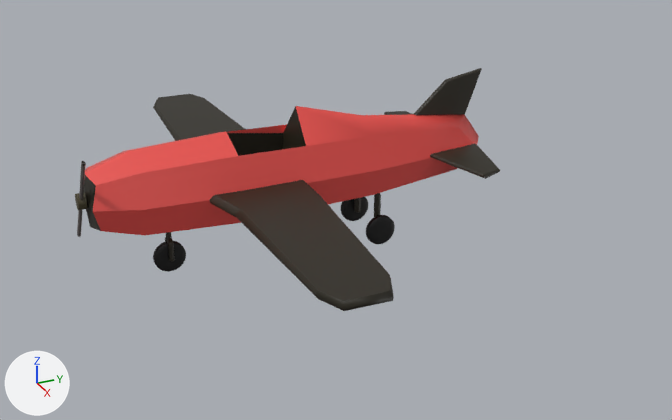
The FBX model Assets/Modelos/Avion.fbx, before and after one commit.
The view is the same before and after, from a camera (50 mm lens) standing at (22.3, -7.2, 9.6) and looking at (0.5, 2.6, -1.3). The lights are fixed; the arrows at lower left show +X, +Y and +Z. Where no turn or scale is listed for an object, it has been applied to the vertices.

Names of what the first picture shows: 'Alas', 'Cuerpo.001', 'Helice', 'Rueda[1]', 'Rueda[2]', 'Rueda[3]', 'Soporte'.
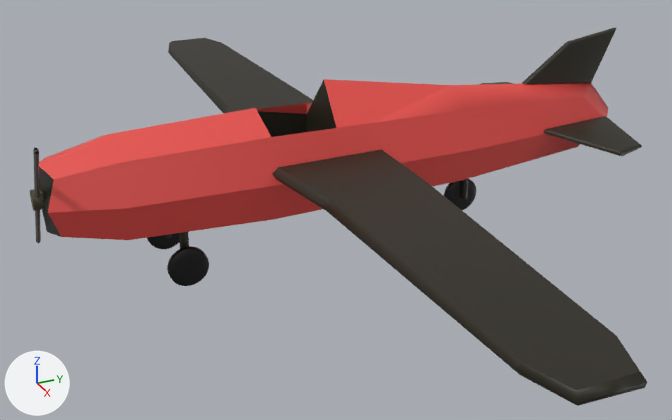
Commit message: modelo avion nuevo

Where the change shows, as pixel boxes (x1, y1, x2, y2) in the pictures (672 x 420 px):
'Cuerpo.002', added (red): after (39, 28, 642, 240)
'Alas.001', added (black): after (168, 38, 647, 406)
'Cuerpo.001', deleted (red): before (84, 68, 500, 235)
'Alas', deleted: before (153, 94, 394, 311)
'Rueda[3]', moved, rescaled (26% wider, 28% taller): before (153, 241, 186, 272); after (167, 246, 209, 286)
'Helice', moved, rescaled (23% wider, 25% taller): before (75, 161, 87, 237); after (30, 148, 45, 243)
'Rueda[1]', moved, rescaled (18% wider, 32% taller): before (341, 197, 368, 221); after (444, 178, 476, 210)
'Rueda[2]', moved, rescaled: before (366, 215, 395, 244); after (147, 233, 179, 249)
'Soporte', deleted (black): before (165, 193, 381, 262)
'Soporte.001', added: after (164, 179, 468, 249)

Edits to the bpy script that builds the scene:
```text
Add me_cubo_012:
    me_cubo_012.from_pydata(...)  # 147 vertices, 140 faces; spans x -3.6..3.6, y -1.5..16.0, z -1.6..2.6
    # faces by material slot: [65, 75]
    me_cubo_012.materials.append(mat_secundario)  # black #272316
    me_cubo_012.materials.append(mat_principal)  # red #e74f49
Add me_cubo_011:
    me_cubo_011.from_pydata(...)  # 48 vertices, 44 faces; spans x -12.5..12.5, y -1.6..1.6, z -0.1..0.1
    me_cubo_011.materials.append(mat_secundario)  # black #272316
Add me_cubo_010:
    me_cubo_010.from_pydata(...)  # 256 vertices, 228 faces; spans x -17.8..74.3, y -10.2..10.2, z -0.6..2.5
    me_cubo_010.materials.append(mat_secundario)  # black #272316
Change ob_helice:
    ob_helice.location: (0.0, -4.28, 0.0) -> (0.0, -5.32, 0.24)
    ob_helice.scale: (0.212, 0.212, 0.108) -> (0.26, 0.26, 0.133)
Remove ob_cuerpo_001:
    ob_cuerpo_001 = bpy.data.objects.new('Cuerpo.001', me_cubo)
    ob_cuerpo_001.location = (0.0, -3.18, 0.0)
Change ob_rueda_2:
    ob_rueda_2.location: (0.86, 3.78, -2.01) -> (-1.16, -1.94, -1.8)
    ob_rueda_2.scale: (0.44, 0.44, 0.103) -> (0.54, 0.54, 0.126)
Remove ob_alas:
    ob_alas = bpy.data.objects.new('Alas', me_cubo_002)
    ob_alas.location = (0.06, 0.0, 0.0)
Change ob_rueda_3:
    ob_rueda_3.location: (0.0, -2.14, -2.01) -> (1.16, -1.94, -1.8)
    ob_rueda_3.scale: (0.44, 0.44, 0.103) -> (0.54, 0.54, 0.126)
Remove ob_soporte:
    ob_soporte = bpy.data.objects.new('Soporte', me_cubo_004)
    ob_soporte.location = (0.0, -2.12, -1.37)
    ob_soporte.rotation_euler = (0.0, 0.0, -1.571)  # degrees (0, 0, -90)
    ob_soporte.scale = (-0.0809, -0.0809, -0.284)
Change ob_rueda_1:
    ob_rueda_1.location: (-0.86, 3.78, -2.01) -> (0.0, 6.94, -1.8)
    ob_rueda_1.scale: (0.44, 0.44, 0.103) -> (0.54, 0.54, 0.126)
Add ob_cuerpo_002:
    ob_cuerpo_002 = bpy.data.objects.new('Cuerpo.002', me_cubo_012)
    ob_cuerpo_002.location = (0.0, -3.77, 0.24)
Add ob_alas_001:
    ob_alas_001 = bpy.data.objects.new('Alas.001', me_cubo_011)
    ob_alas_001.location = (0.08, 1.94, 0.53)
Add ob_soporte_001:
    ob_soporte_001 = bpy.data.objects.new('Soporte.001', me_cubo_010)
    ob_soporte_001.location = (0.0, 5.31, -1.02)
    ob_soporte_001.rotation_euler = (0.0, 0.0, 1.571)  # degrees (0, 0, 90)
    ob_soporte_001.scale = (-0.0992, -0.0992, -0.349)
```
